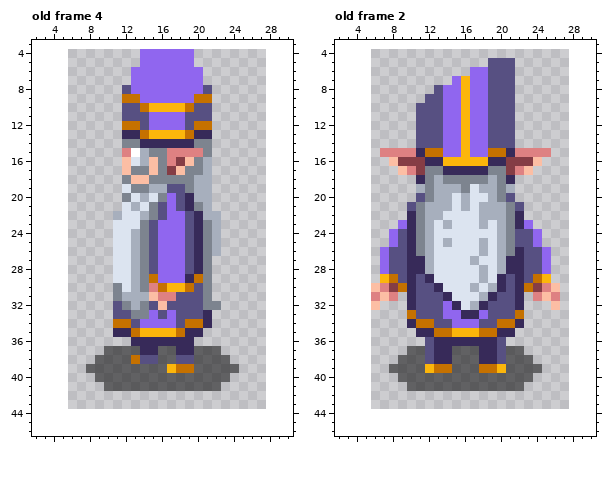
Pixel-art file: ase/villager/priest.ase. This is how it looked before the edit.
22x40 pixels, 4 frames. Pixels under 10% opacity are left out. Shown: old frame 4: x 2..30, y 3..46; old frame 2: x 2..30, y 3..46. The old version is drawn lined up with the new one, on the new canvas. The commit also changed other frames, which this record leaves out.
The result:
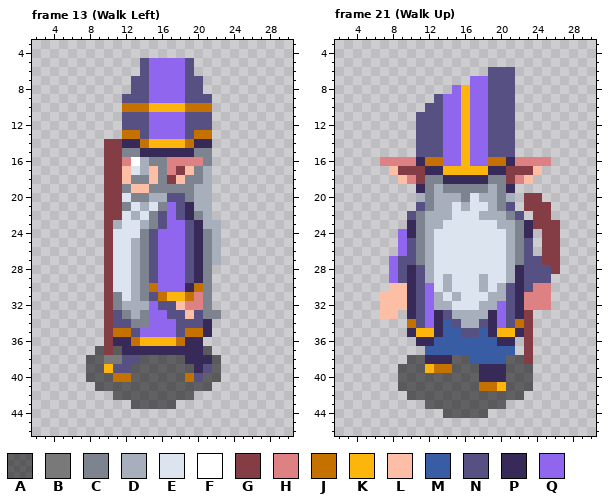
Palette (. is transparent): A #00000086  B #797979  C #7d848f  D #a7afbd  E #dce4f0  F #ffffff  G #853d45  H #de8182  J #c57100  K #fcb60b  L #fcbea4  M #385da5  N #575082  P #372a59  Q #9066ef
A new or re-ordered frame is compared with the old frame closest to it.
The commit says: Priest Animations Integration, Major Animations Integration
Difference:
canvas 22x40 -> 35x50, the old top-left corner now at 6,4
frames 4 -> 36
Changed rows in their new state; - is an unchanged pixel.
Frame 13 (Walk Left) is new; against old frame 4:
first column x 8:
 4 ------......-----
 5 ------N----N-----
 6 -----.N----N.----
 7 -----NN----NN----
 8 ----.NN----NN.---
 9 ----NNN----NNN---
10 ----JJ------JJ---
12 ----NN------NN---
13 ----JJNQQQQNJJ---
14 --GGPPJKKKKJPP---
15 --GGCCPPPPPPC----
16 --GGHF-C--HHHC---
17 --GG-ED--HGL-----
18 --GGLCCL-GL-C----
19 --GGCLLCCCC------
20 --GGECCDDN-C-----
21 --GGCEDEC---D----
22 --GG-DE---NPC-.--
23 --GD--DCN----D---
24 --G--E-----------
25 --G--------------
26 --G--------------
27 --G-----------D--
28 --G--------------
29 --G----N---NP----
30 --GE---JQQQPJ----
31 --G-E-CNJKKJH----
32 --GCD-DQN-LHH-.--
33 --G-CD--QN-L-CC--
34 --GNNCC----NN----
35 --GJJNQQQQNJJP---
36 --GPPJKKKKJ-P----
37 -AG-PP--PP--P-.--
38 A-BBNNAA--APPP-.-
39 --KNN----AAAPN-..
40 A--JJ------JN--.-
41 -A------------.--
42 ---AAAAAAAAA-----
43 -----AAAAA-------
Frame 21 (Walk Up) is new; against old frame 2:
first column x 11:
 5 --------...
 6 ------..---
 7 ----..-----
 8 --..-------
 9 -.---------
10 .----------
first column x 6:
15 -....NNN-----NNN....-
16 -HHHHPJJQQ-QQJJPHHHH-
17 --LGG-PPKKKKKPP-GGL--
18 ---LHG-CPPPPPC-GHL---
19 -----P--CC-CC--P-----
20 -----D---DC-D--D-GG--
21 ----.NC-----E-CN.GGG-
22 ----N---D-------N-GG-
23 ---.---DE---E--DCPGGG
24 --.Q----------EDCP.GG
25 --.QN---E---E-EDC-.GG
26 -..QN-------E-EDC-.GG
27 -.Q-NC-----E--EDC--GG
28 -.Q--N------E-ED---NG
29 -.Q---D-D-----ED--NN-
30 ..LL--QED--EDED--NH-.
31 .-LL--QDED--EDD--H-H.
32 .LLL--QDDE-EDDQ--HHH.
33 -LL-P-QPNDDDDPQ-PG---
34 ----JNQPMNDD-PQNJG---
35 ----PKKPMMNNMPKKPG---
36 -----PPMMMMMMMPP-G---
37 ----..MMMMMMMMMM.G---
38 ---.--P----MMMM--G---
39 --.---------PPP---.--
40 ------------PPP------
41 ---A--------JJK--A---
42 ----AAAAAAAAAAAAA----
43 ------AAAAAAAAA------
44 --------AAAAA--------
Where, in picture pixels (left, top, right, bottom), the same in both pictures:
changed: (86, 49, 239, 409)
erased: (416, 58, 515, 112)
changed: (371, 148, 560, 418)
